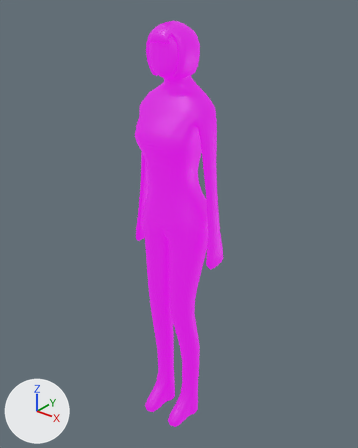
A saved change to the glTF model assets/models/character.glb.
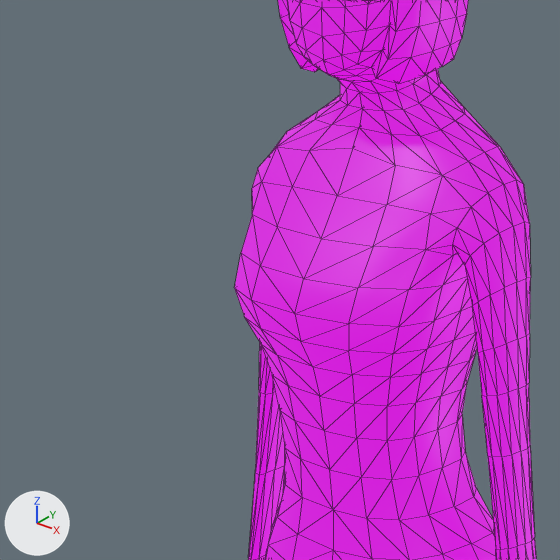
There are two pictures of each version: one whole from a camera (50 mm lens) standing at (1.114, -1.356, 1.793) and looking at (0.0, 0.037, 0.929), one close up on the part from 19% to 63% of the width and 12% to 47% of the height. Arrows for +X, +Y and +Z are at lower left; the lights stay in place. The last two pictures show the newer version. The close-ups show mesh edges as thin lines. Where no turn or scale is listed for an object, it has been applied to the vertices. Vertices at exactly the same position are counted once.

In view in the first close-up: 'character.001'.
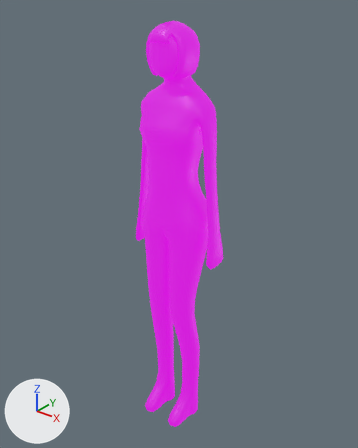
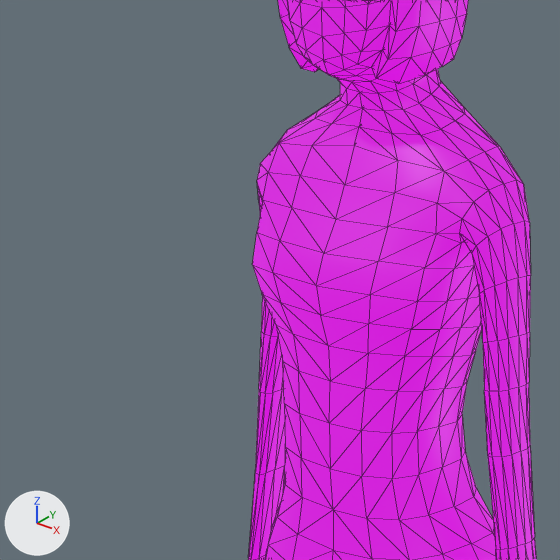
Pixel boxes [x1, y1, x2, y2] of what changed, in the close-ups (560 x 560 px; the box of a moved part takes in the faces that stretch with it):
'character.001', reshaped: before [234, 0, 537, 560]; after [248, 0, 537, 560]
part 1 of me_cube_004, moved or reshaped: before [252, 147, 508, 480]; after [257, 143, 509, 479]
part 2 of me_cube_004, moved or reshaped: before [252, 182, 468, 441]; after [257, 172, 474, 433]
part 3 of me_cube_004, moved or reshaped: before [234, 216, 453, 406]; after [252, 202, 461, 391]
part 4 of me_cube_004, moved or reshaped: before [235, 214, 443, 353]; after [253, 200, 454, 329]

The edits, one by one:
me_cube_004 has 1274 vertices, 2526 faces and spans x -0.19..0.21, y -0.13..0.11, z 0.0..1.68.
me_cube_004 is used by ob_character_001; location (0.0, 0.0, 0.0).
me_cube_004 part 1: 54 of the vertices in x -0.14..0.16, y -0.09..0.01, z 1.17..1.4 are moved by (0.0, 0.01, 0.01).
me_cube_004 part 2: 18 of the vertices in x -0.11..0.13, y -0.09..-0.05, z 1.21..1.37 are moved by (0.0, 0.02, 0.01).
me_cube_004 part 3: 7 of the vertices in x -0.1..0.11, y -0.1..-0.08, z 1.24..1.33 are moved by (0.0, 0.02, 0.02).
me_cube_004 part 4: all 13 vertices in x -0.1..0.11, y -0.12..-0.09, z 1.27..1.33 are moved by (0.0, 0.03, 0.02).
